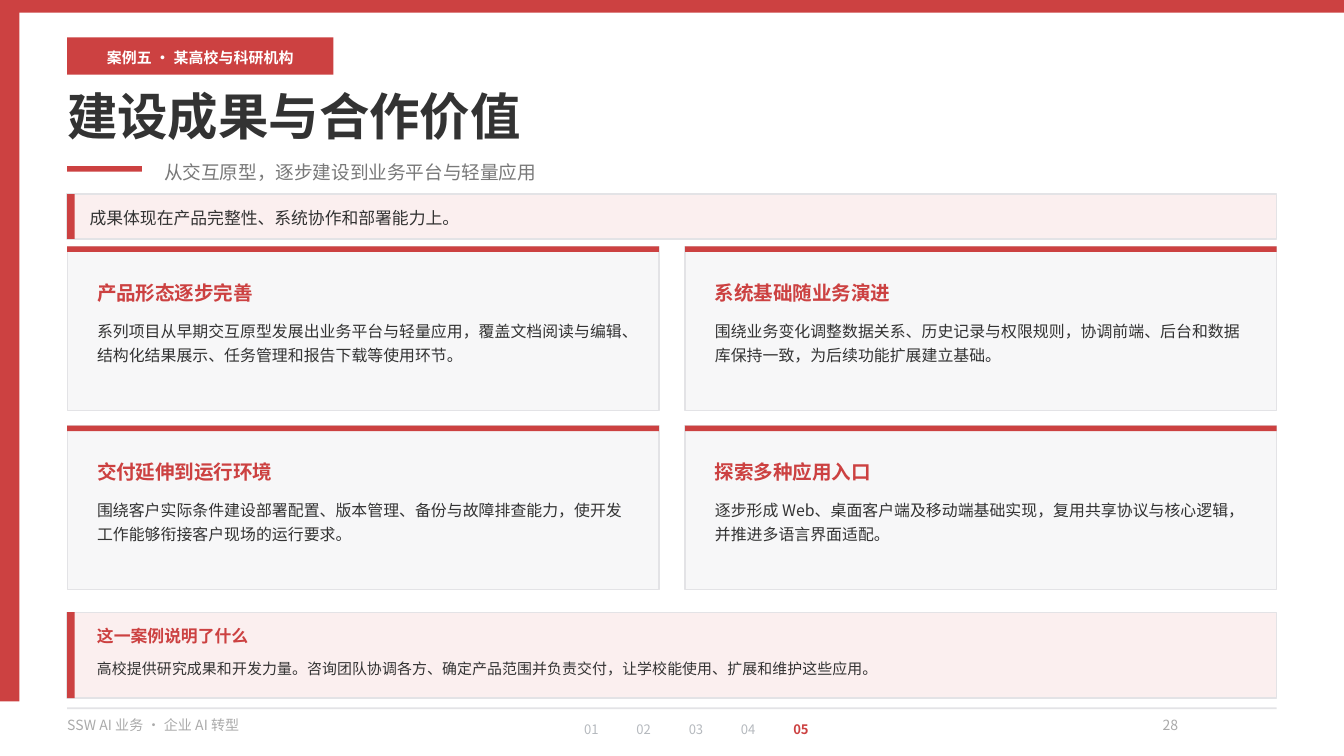
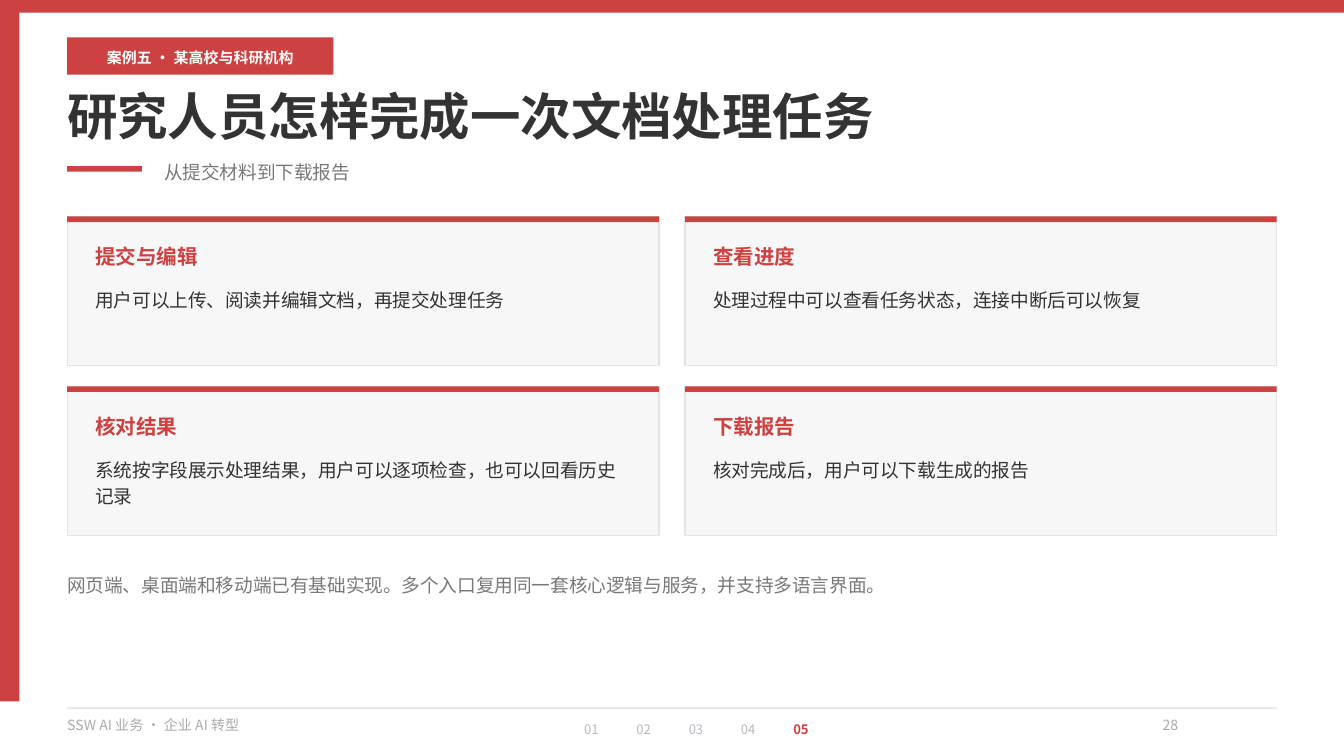
Before and after one commit to hveraus/ssw-business, a slide deck: slide 28 of SSW AI 业务_v2/SSW AI 业务_v3.pptx. Drawn at 1344x756 pixels with LibreOffice and Linux fonts; fonts in the diff are those of the drawing. Boxes give left, top, right and bottom in pixels: in the first picture for what was removed or moved away, otherwise in the second. Text is boxed around its words. In the diff, an @@ line names an element or a change of style, - is before the commit and + after.

Commit message:
精简 V3 五个案例的重复内容，加入 SSW Logo 和可点击 PDF

```diff
--- a/SSW AI 业务_v2/SSW AI 业务_v3.pptx
+++ b/SSW AI 业务_v2/SSW AI 业务_v3.pptx
@@ text at (x1=67, y1=91, x2=873, y2=140): text changed @@
-建设成果与合作价值
+研究人员怎样完成一次文档处理任务
@@ text at (x1=164, y1=163, x2=350, y2=181): text changed @@
-从交互原型，逐步建设到业务平台与轻量应用
+从提交材料到下载报告
@@ rectangle removed at (x1=67, y1=194, x2=1277, y2=238) @@
@@ rectangle removed at (x1=67, y1=194, x2=75, y2=238) @@
@@ rectangle moved from (x1=67, y1=246, x2=659, y2=251) to (x1=67, y1=216, x2=659, y2=222) @@
@@ rectangle resized from (x1=67, y1=246, x2=659, y2=410) to (x1=67, y1=216, x2=659, y2=366) @@
@@ text removed at (x1=90, y1=210, x2=460, y2=226) @@
-成果体现在产品完整性、系统协作和部署能力上。
@@ rectangle moved from (x1=685, y1=246, x2=1277, y2=251) to (x1=685, y1=216, x2=1277, y2=222) @@
@@ rectangle resized from (x1=685, y1=246, x2=1277, y2=410) to (x1=685, y1=216, x2=1277, y2=366) @@
@@ text added at (x1=95, y1=246, x2=198, y2=266), 11 pt, text #CC4141, bold @@
+提交与编辑
@@ text added at (x1=713, y1=246, x2=795, y2=266), 11 pt, text #CC4141, bold @@
+查看进度
@@ text added at (x1=95, y1=291, x2=504, y2=309), 10 pt, text #333333 @@
+用户可以上传、阅读并编辑文档，再提交处理任务
@@ text removed at (x1=97, y1=283, x2=253, y2=302) @@
-产品形态逐步完善
@@ text added at (x1=713, y1=291, x2=1141, y2=309), 10 pt, text #333333 @@
+处理过程中可以查看任务状态，连接中断后可以恢复
@@ text removed at (x1=715, y1=283, x2=890, y2=302) @@
-系统基础随业务演进
@@ text removed at (x1=97, y1=323, x2=638, y2=363) @@
-系列项目从早期交互原型发展出业务平台与轻量应用，覆盖文档阅读与编辑、结构化结果展示、任务管理和报告下载等使用环节。
@@ text removed at (x1=715, y1=323, x2=1240, y2=363) @@
-围绕业务变化调整数据关系、历史记录与权限规则，协调前端、后台和数据库保持一致，为后续功能扩展建立基础。
@@ rectangle moved from (x1=67, y1=426, x2=659, y2=431) to (x1=67, y1=387, x2=659, y2=392) @@
@@ rectangle resized from (x1=67, y1=426, x2=659, y2=590) to (x1=67, y1=387, x2=659, y2=536) @@
@@ rectangle moved from (x1=685, y1=426, x2=1277, y2=431) to (x1=685, y1=387, x2=1277, y2=392) @@
@@ rectangle resized from (x1=685, y1=426, x2=1277, y2=590) to (x1=685, y1=387, x2=1277, y2=536) @@
@@ text added at (x1=95, y1=416, x2=177, y2=436), 11 pt, text #CC4141, bold @@
+核对结果
@@ text added at (x1=713, y1=416, x2=795, y2=436), 11 pt, text #CC4141, bold @@
+下载报告
@@ text added at (x1=95, y1=461, x2=616, y2=505), 10 pt, text #333333 @@
+系统按字段展示处理结果，用户可以逐项检查，也可以回看历史记录
@@ text removed at (x1=97, y1=462, x2=272, y2=481) @@
-交付延伸到运行环境
@@ text added at (x1=713, y1=461, x2=1029, y2=479), 10 pt, text #333333 @@
+核对完成后，用户可以下载生成的报告
@@ text removed at (x1=715, y1=462, x2=871, y2=481) @@
-探索多种应用入口
@@ text removed at (x1=97, y1=502, x2=622, y2=542) @@
-围绕客户实际条件建设部署配置、版本管理、备份与故障排查能力，使开发工作能够衔接客户现场的运行要求。
@@ text at (x1=67, y1=576, x2=885, y2=594): text changed; size 8.5 to 10 pt; text colour #333333 to #797979 @@
-逐步形成 Web、桌面客户端及移动端基础实现，复用共享协议与核心逻辑，并推进多语言界面适配。
+网页端、桌面端和移动端已有基础实现。多个入口复用同一套核心逻辑与服务，并支持多语言界面。
@@ rectangle removed at (x1=67, y1=613, x2=1277, y2=699) @@
@@ rectangle removed at (x1=67, y1=613, x2=75, y2=699) @@
@@ text removed at (x1=97, y1=627, x2=248, y2=644) @@
-这一案例说明了什么
@@ text removed at (x1=97, y1=661, x2=877, y2=676) @@
-高校提供研究成果和开发力量。咨询团队协调各方、确定产品范围并负责交付，让学校能使用、扩展和维护这些应用。
```
Also in this commit, not shown: 18 other slides changed, 1 slide added, 1 slide removed, 3 other files.
